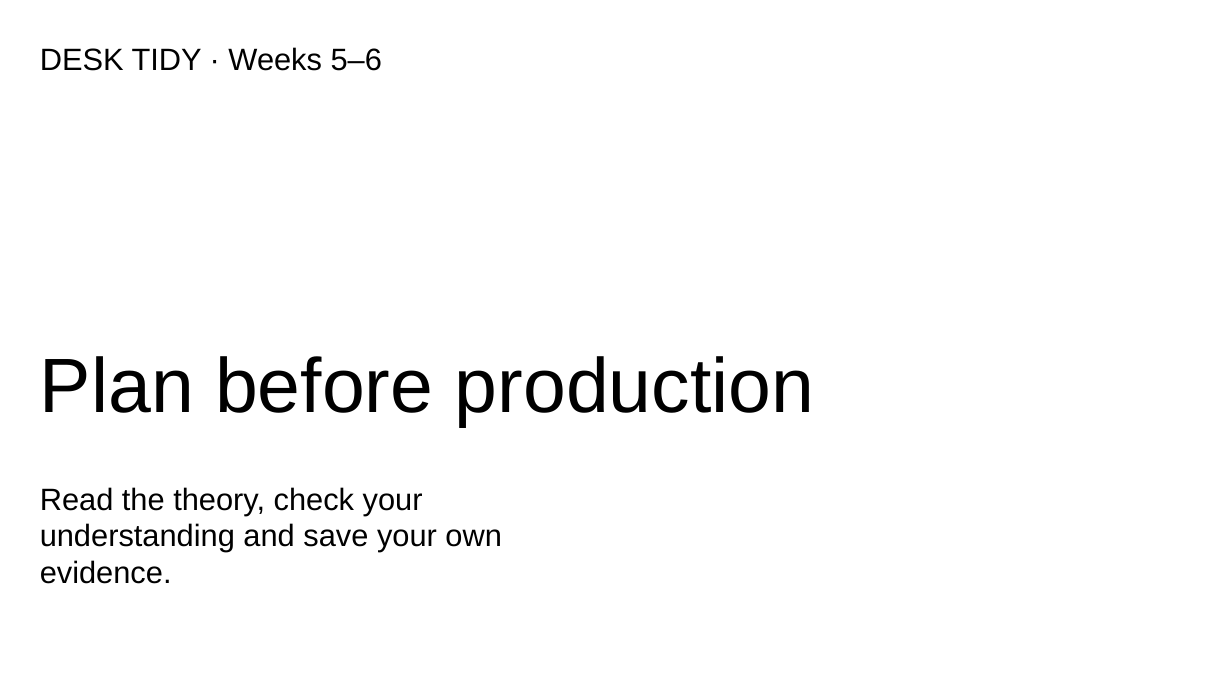
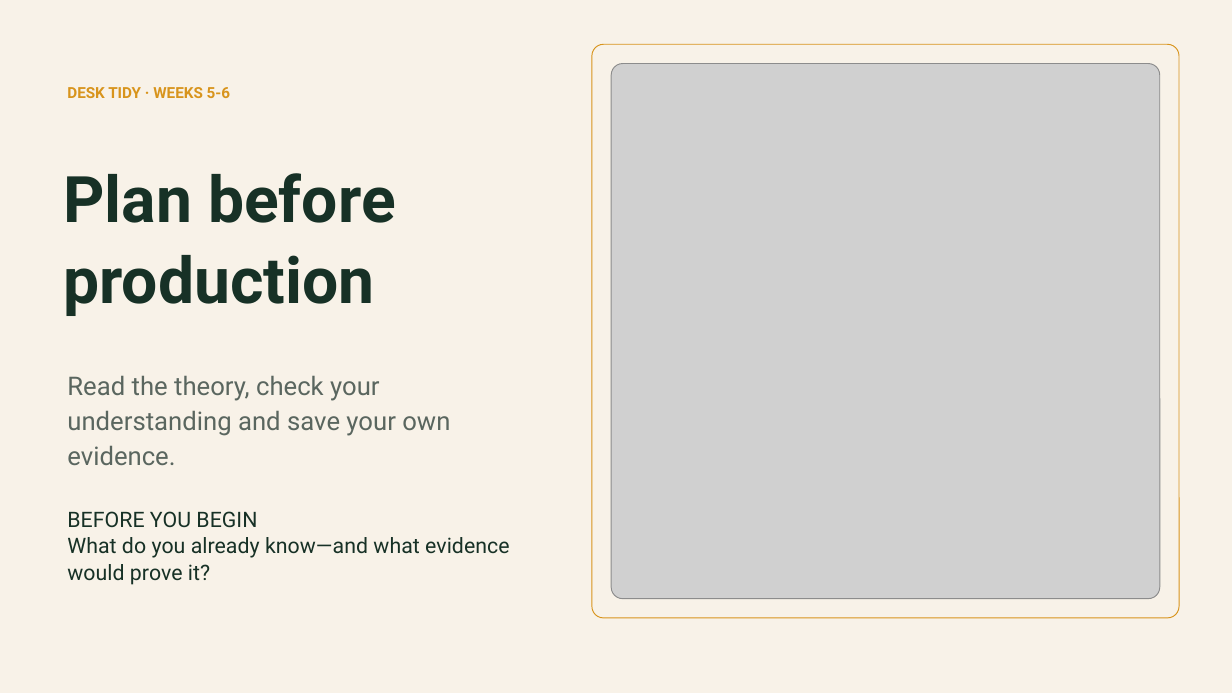
Before and after one commit to stevencowell/desk-tidy, a slide deck: slide 1 of presentations/desk-tidy-weeks-5-6.pptx. Drawn at 1232x693 pixels with LibreOffice and Linux fonts; fonts in the diff are those of the drawing; grey boxes stand for pictures. Boxes give left, top, right and bottom in pixels: in the first picture for what was removed or moved away, otherwise in the second. Text is boxed around its words. In the diff, an @@ line names an element or a change of style, - is before the commit and + after.

Commit message:
Upgrade Desk Tidy teaching presentations

```diff
--- a/presentations/desk-tidy-weeks-5-6.pptx
+++ b/presentations/desk-tidy-weeks-5-6.pptx
@@ background #FFFFFF to #F8F2E8 @@
@@ rounded rectangle added at (x1=592, y1=44, x2=1179, y2=618), outline #D8941C 0.75 pt @@
@@ text at (x1=67, y1=87, x2=230, y2=98): text changed; size 24 to 11.9 pt; font Arial to Roboto; text colour #000000 to #D8941C; bold on @@
-DESK TIDY · Weeks 5–6
+DESK TIDY · WEEKS 5-6
@@ picture added at (x1=611, y1=64, x2=1160, y2=599) @@
@@ text "Plan before production" moved from (x1=40, y1=356, x2=814, y2=426) to (x1=63, y1=173, x2=396, y2=316) @@
@@ text "Plan before production" at (x1=63, y1=173, x2=396, y2=316): size 60 to 50 pt, font Arial to Roboto, text colour #000000 to #173126, bold on; line spacing 1 to 1.05; vertical alignment bottom to middle @@
@@ text "Read the theory, check your ..." moved from (x1=40, y1=487, x2=502, y2=584) to (x1=67, y1=375, x2=450, y2=465) @@
@@ text "Read the theory, check your ..." at (x1=67, y1=375, x2=450, y2=465): size 24 to 20 pt, font Arial to Roboto, text colour #000000 to #5A665F; line spacing 1 to 1.15 @@
@@ text added at (x1=67, y1=511, x2=509, y2=585), 16.7 pt, text #173126 @@
+BEFORE YOU BEGIN
+What do you already know—and what evidence would prove it?
```
Also in this commit, not shown: 7 slides added, 7 slides removed, 4 other files.
